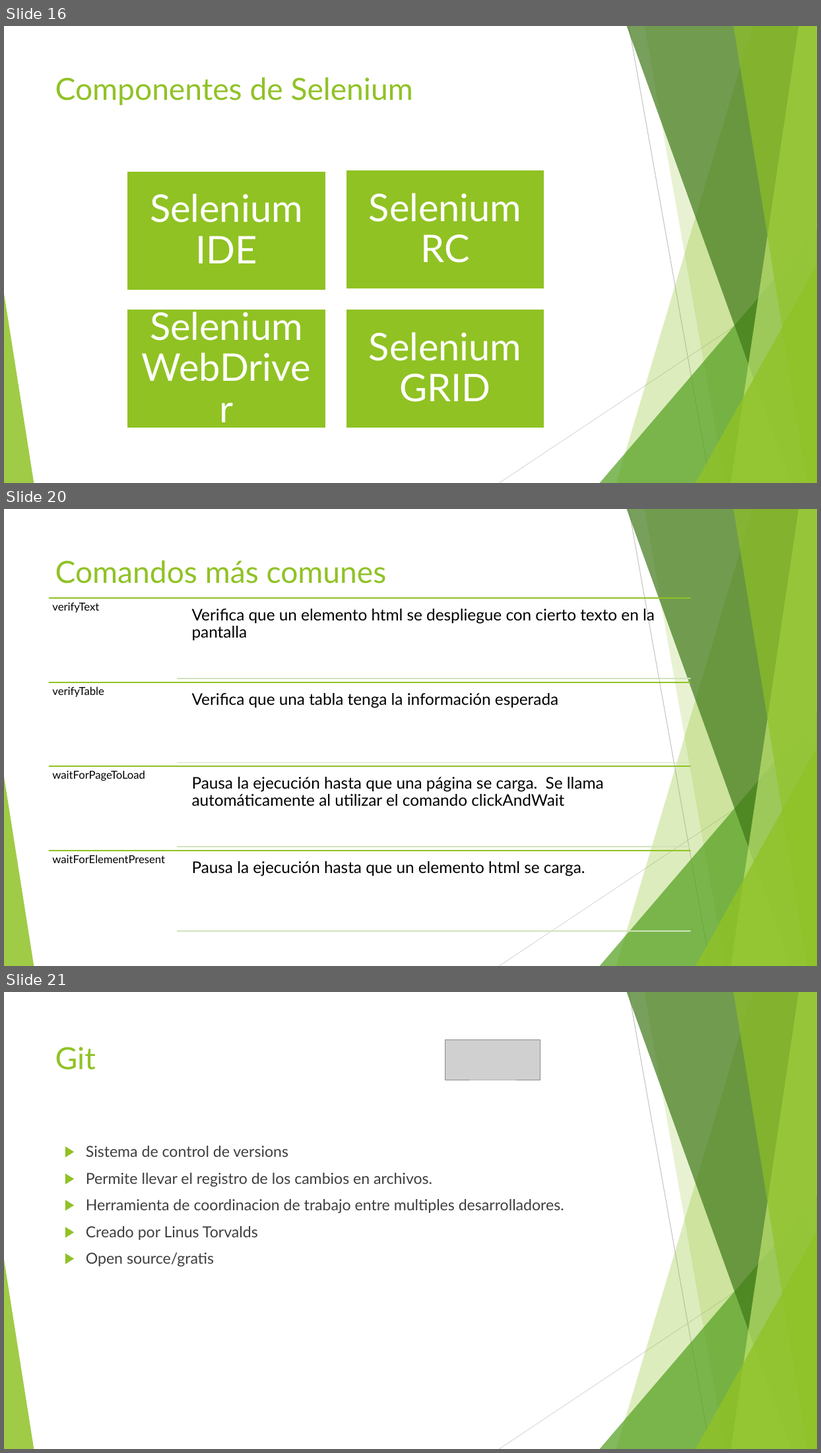
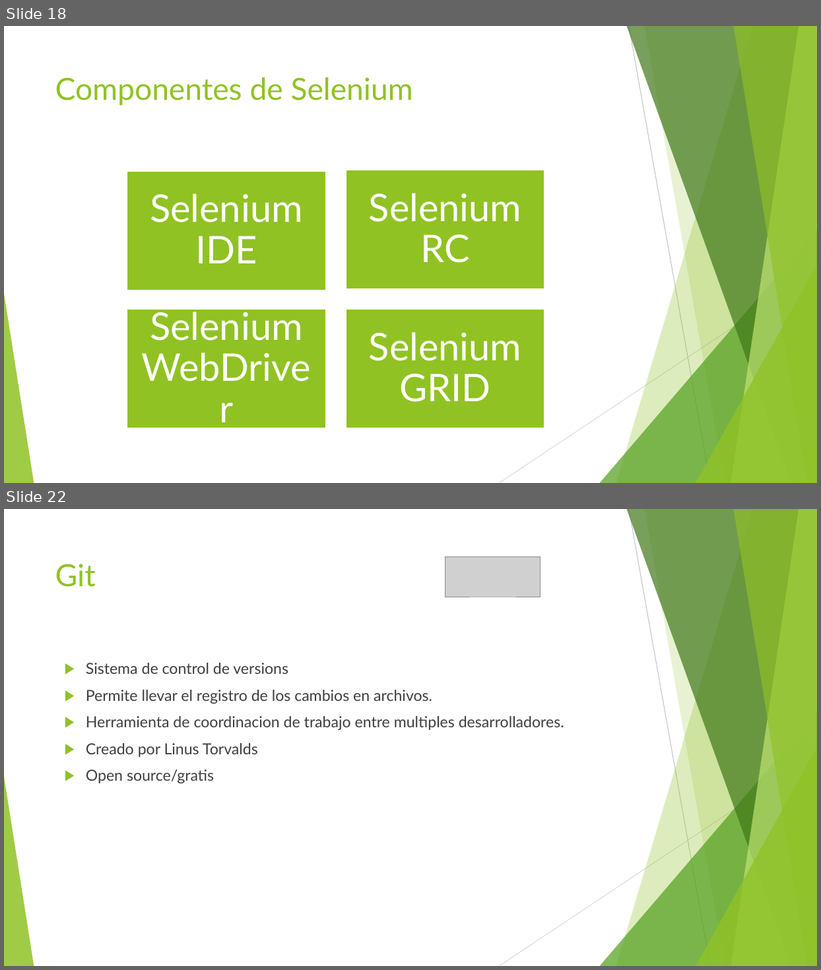
Before and after one commit to jomarnavarro/intro_automation, a slide deck: presentaciones/Selenium, session 1.pptx. Shown one above the other, each under a label of ours: slides 16, 20 and 21 before the commit, slides 18 and 22 after it; the slides between them are not shown. The pictures are 821x1453 and 821x970 pixels, drawn with LibreOffice and Linux fonts; fonts in the diff are those of the drawing; grey boxes stand for pictures. Boxes give left, top, right and bottom in pixels: in the first picture for what was removed or moved away, otherwise in the second. Text is boxed around its words. In the diff, an @@ line names an element or a change of style, - is before the commit and + after.

```diff
--- a/presentaciones/Selenium, session 1.pptx
+++ b/presentaciones/Selenium, session 1.pptx
@@ slide 20 removed at box(4, 509, 817, 966), background #FFFFFF; not listed: 10 template elements that a slide beside it also shows @@
@@ title removed at box(55, 560, 387, 584) @@
-Comandos más comunes
@@ group removed at box(49, 598, 690, 931): 8 lines, 8 texts @@
-verifyText
-Verifica que un elemento html se despliegue con cierto texto en la pantalla
-verifyTable
-Verifica que una tabla tenga la información esperada
-waitForPageToLoad
-Pausa la ejecución hasta que una página se carga. Se llama automáticamente al utilizar el comando clickAndWait
-waitForElementPresent
-Pausa la ejecución hasta que un elemento html se carga.
@@ what was slide 16 is now slide 18 @@
@@ what was slide 21 is now slide 22 @@
```
Also in this commit, not shown: 8 slides changed, 3 slides added, 1 other slide removed.
